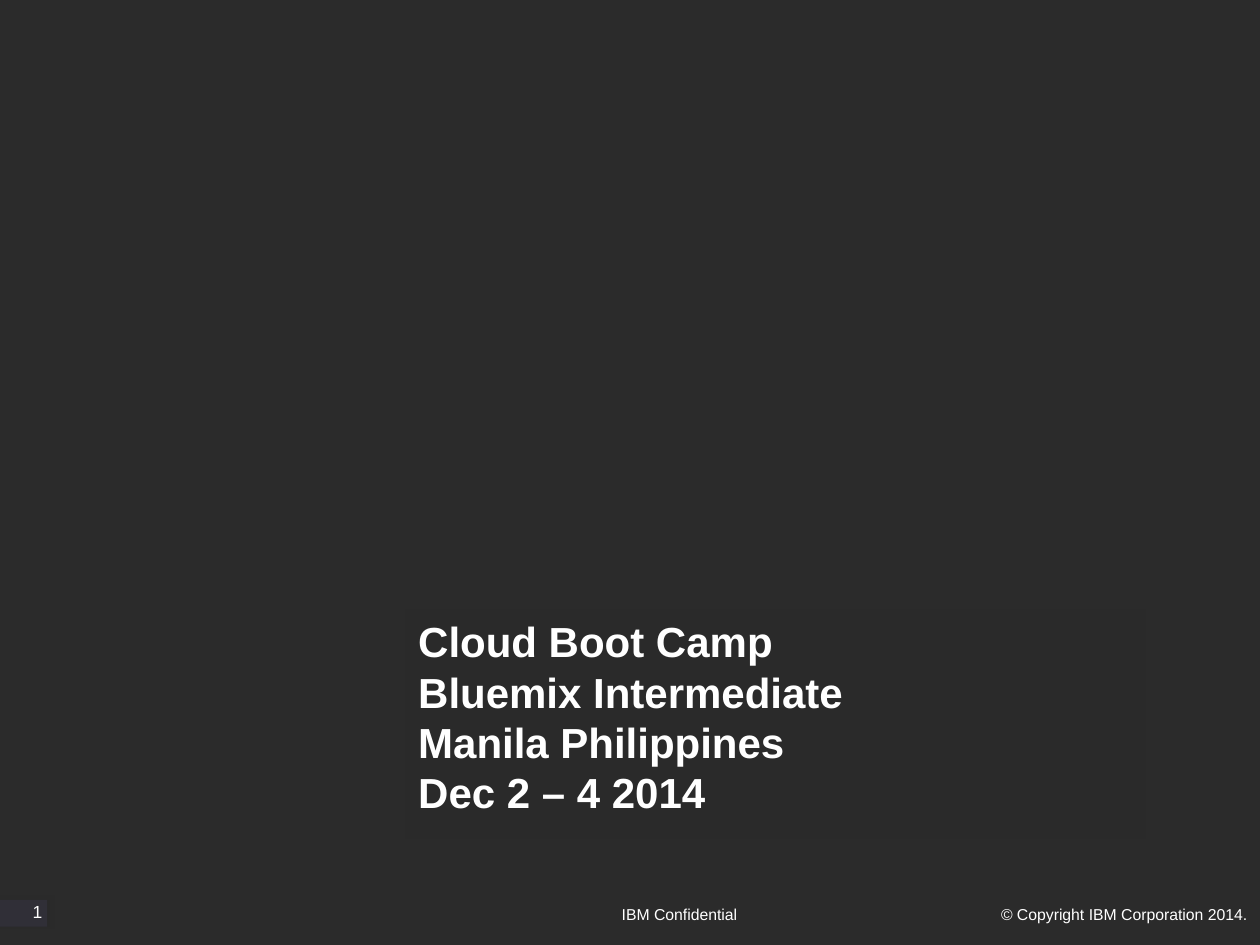
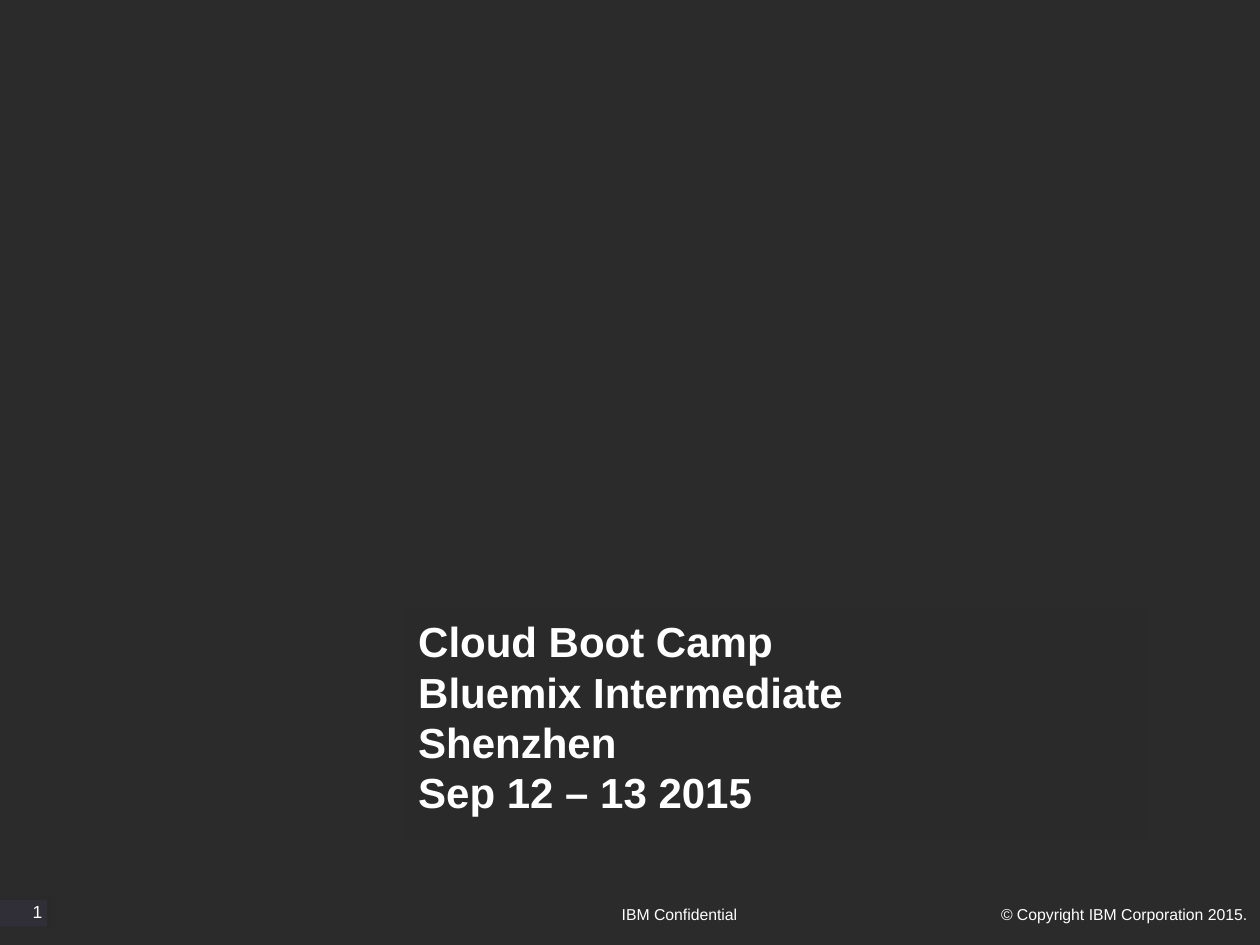
Before and after one commit to skivvyxu/BlueMix-Training, a slide deck: slide 1 of Day1/00. Cloud Boot Camp Introduction.pptx. Drawn at 1260x945 pixels with LibreOffice and Linux fonts; fonts in the diff are those of the drawing; background and template pictures are left out; a plain dark background stands for a picture behind light text. Boxes give left, top, right and bottom in pixels: in the first picture for what was removed or moved away, otherwise in the second. Text is boxed around its words. In the diff, an @@ line names an element or a change of style, - is before the commit and + after.

```diff
--- a/Day1/00. Cloud Boot Camp Introduction.pptx
+++ b/Day1/00. Cloud Boot Camp Introduction.pptx
@@ subtitle at (x1=418, y1=727, x2=752, y2=817): text changed @@
-Manila Philippines
-Dec 2 – 4 2014
+Shenzhen
+Sep 12 – 13 2015
@@ text at (x1=1017, y1=908, x2=1247, y2=924): text changed @@
-© Copyright IBM Corporation 2014.
+© Copyright IBM Corporation 2015.
```
Also in this commit, not shown: 3 other slides changed, 1 slide added, 1 slide removed, 2 other files.
